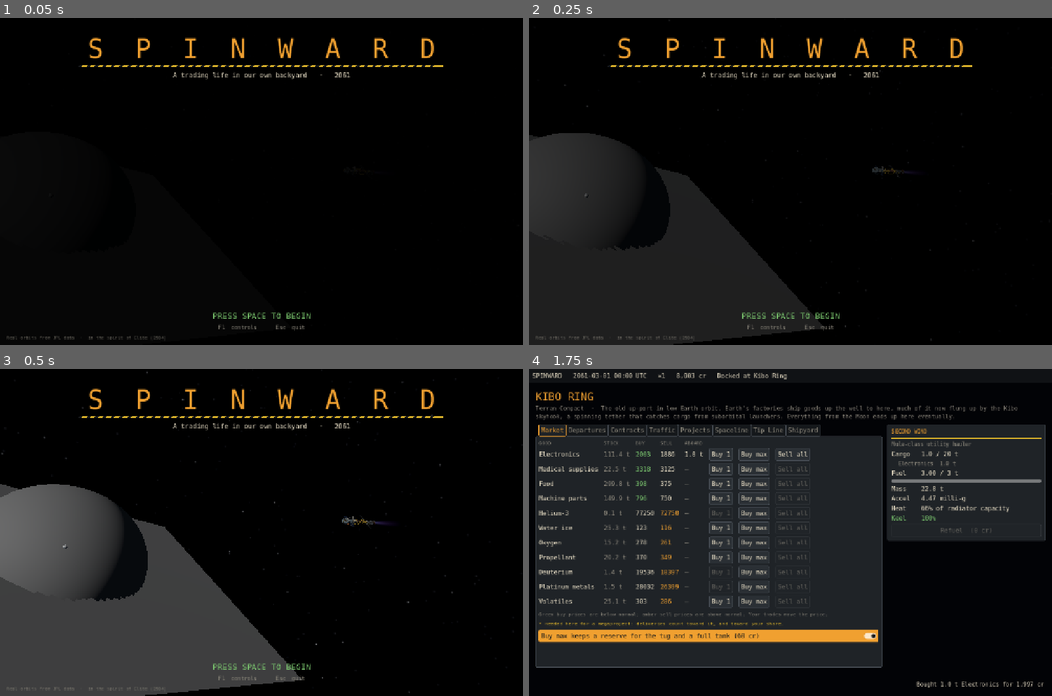
Above: before the commit, frames 1-4 (two rows, left to right).
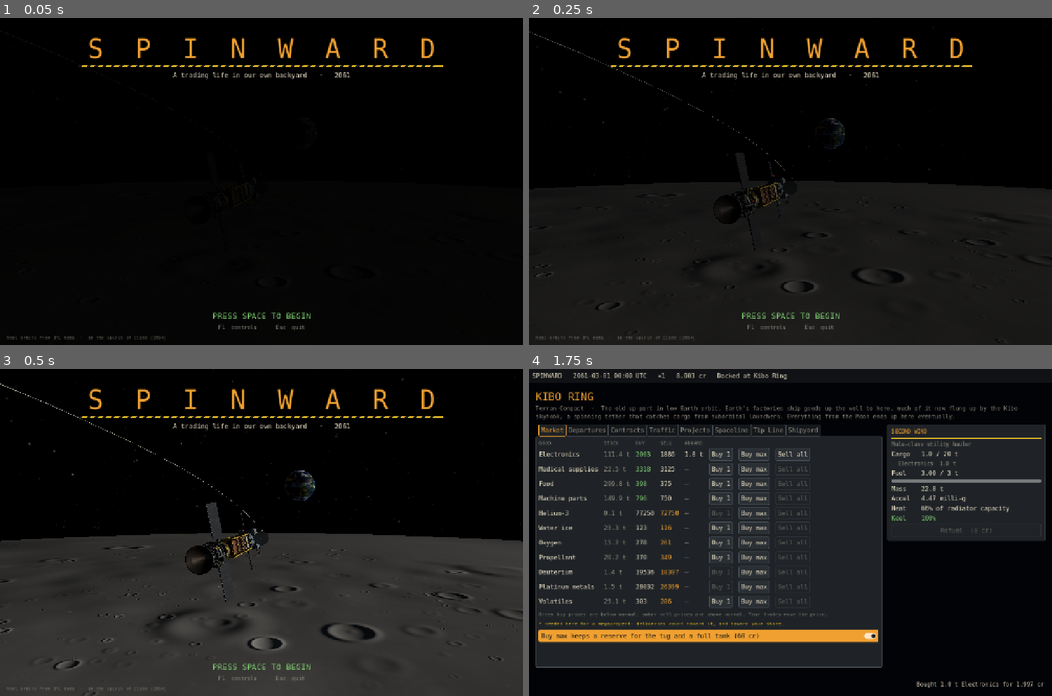
Above: after the commit, the same moments.

Repository: SeanDuggan1970/Spinward
Game: Godot game, scene res://view/main.tscn
Two runs of this game, one before a commit and one after it. Both use one fixed random seed, a clock stepped at 60 frames per second and the inputs below.
Inputs (mouse positions are in pixels of both pictures, inside the frame that each line leads up to):
- Up to frame 1 (0.05 s): no input
- Up to frame 2 (0.25 s): no input
- Up to frame 3 (0.5 s): no input
- Up to frame 4 (1.75 s): tap Enter at 0.5 s; move the mouse to (905, 516) at 0.52 s; hold Right 0.53-1.25 s; tap Z at 0.6 s; click (905, 516) at 0.67 s; tap Space at 0.77 s; click "Buy 1" at 1.25 s

The runs differ from the first frame. In frame 2, 25% of the frame differs, in the area x 0-100%, y 2-100%; in frame 3, 35%, in the area x 0-100%, y 1-100%; in frame 4, nothing differs.

Commit message:
Kestrel hooked in: frame-built hulls, hollow bells and jets, the lander and a touchdown shot
- ship_builder.gd hands hulls with look.layout 'frame' to kestrel.gd.
- The Kestrel's four main chambers and four lift thrusters use the new
  hollow small_bell with jets on the exhaust shader (pale, bluer than
  the fusion violet).
- The lander scene's Bramble is now a third-size Kestrel flying on its
  lift jets. Its legs take the touchdown: they settle onto the springs,
  or bottom out on a hard landing. The camera sits closer.
- New title shot 'touchdown': a Kestrel lowering onto the Moon, legs
  compressing and rebounding.
- DESIGN.md: the Kestrel.

Co-Authored-By: Claude Opus 5.5 <noreply@anthropic.com>

Diff:
--- a/view/flight/kestrel.gd
+++ b/view/flight/kestrel.gd
@@ -17,6 +17,8 @@
 
 const Kit := preload("res://view/flight/kit.gd")
 const Livery := preload("res://view/flight/livery.gd")
+const ShipBuilder := preload("res://view/flight/ship_builder.gd")
+const EXHAUST := "res://view/shaders/exhaust.gdshader"
 
 const LENGTH := 23.0
 
@@ -118,6 +120,7 @@
 
 	# --- the leg pods: lift thrusters, landing gear --------------------------------
 	var legs := []
+	var bell_mat: Material = Livery.paint(livery, Color("4a3d32"), {"finish": 1, "metallic": 0.7, "roughness": 0.45})
 	var lift := Node3D.new()
 	lift.name = "LiftPlume"
 	lift.visible = false
@@ -132,11 +135,16 @@
 			pod.add_child(Kit.box(Vector3(1.95, 0.25, 2.45), accent, Vector3(0, 0.45, 0)))
 			for c in [Vector3(1, 1, 1), Vector3(-1, 1, 1), Vector3(1, -1, 1), Vector3(-1, -1, 1), Vector3(1, 1, -1), Vector3(-1, 1, -1), Vector3(1, -1, -1), Vector3(-1, -1, -1)]:
 				pod.add_child(Kit.box(Vector3(0.12, 0.12, 0.12), steel, c * Vector3(0.97, 0.67, 1.22)))
-			var bell := Kit.cone(0.5, 0.22, 0.6, dark, Vector3.ZERO, 16)
-			bell.rotation = Vector3.ZERO
-			bell.position = Vector3(0, -0.95, 0)
+			# Throat at the pod's belly, opening straight down (+Z turned to -Y).
+			var down := Basis(Vector3.RIGHT, PI * 0.5)
+			var bell := ShipBuilder.small_bell(0.14, 0.42, 0.62, bell_mat, dark)
+			bell.position = Vector3(0, -0.68, 0)
+			bell.basis = down
 			pod.add_child(bell)
-			lift.add_child(Kit.sphere(0.3, Kit.glow(Color("ffcf8a"), 3.0), pod.position + Vector3(0, -1.4, 0)))
+			var lift_jet := _jet(0.14, 0.42, 0.62, 5.0, 0.16, float(legs.size()))
+			lift_jet.position = pod.position + Vector3(0, -0.68, 0)
+			lift_jet.basis = down
+			lift.add_child(lift_jet)
 			# Outriggers back to the spine.
 			for dz in [-0.9, 0.9]:
 				frame.add_child(_rod(Vector3(side * 0.85, spine_y + 0.3, zi + dz * 0.6), pod.position + Vector3(-side * 0.95, 0.35, dz), 0.07, steel))
@@ -186,11 +194,17 @@
 	var plume := Node3D.new()
 	plume.name = "DrivePlume"
 	plume.visible = false
-	var bell_mat: Material = Livery.paint(livery, Color("4a3d32"), {"finish": 1, "metallic": 0.7, "roughness": 0.45})
+	var k := 0
 	for c in [Vector3(-0.62, 0.55, 0), Vector3(0.62, 0.55, 0), Vector3(-0.62, -0.55, 0), Vector3(0.62, -0.55, 0)]:
-		aft.add_child(Kit.cylinder(0.25, 0.5, dark, c + Vector3(0, 0, 1.6), 12))
-		aft.add_child(Kit.cone(0.48, 0.22, 1.1, bell_mat, c + Vector3(0, 0, 2.35), 18))
-		plume.add_child(Kit.sphere(0.3, Kit.glow(Color("8fd0ff"), 4.0), c + Vector3(0, 0, 3.1)))
+		# Each chamber: a short barrel, then a hollow bell opening aft, its jet behind it.
+		aft.add_child(Kit.cylinder(0.25, 0.5, dark, c + Vector3(0, 0, 1.55), 12))
+		var bell := ShipBuilder.small_bell(0.18, 0.5, 1.1, bell_mat, dark)
+		bell.position = c + Vector3(0, 0, 1.8)
+		aft.add_child(bell)
+		var jet := _jet(0.18, 0.5, 1.1, 9.0, 0.12, 10.0 + float(k))
+		jet.position = c + Vector3(0, 0, 1.8)
+		plume.add_child(jet)
+		k += 1
 	aft.add_child(plume)
 	for side in [-1.0, 1.0]:
 		aft.add_child(_rcs(Vector3(side * 1.55, 0, 0.9), Vector3(side, 0, 0.3), mats, rig))
@@ -203,6 +217,24 @@
 	var s := scale
 	return {"node": root, "nose_z": -11.3 * s, "radius": 5.0 * s, "length": LENGTH * s, "rig": rig, "legs": legs, "lift": lift,
 		"foot_y": (spine_y - 0.15 - 3.1 - 0.12 - 0.07) * s}
+
+
+## A chamber's exhaust: the free jet from the lip aft, on the drives' exhaust shader
+## (view/shaders/exhaust.gdshader), throat at the origin, opening toward +Z. Short-burn
+## chambers burn paler and bluer than the fusion drives' violet.
+static func _jet(rt: float, re: float, lb: float, length: float, spread: float, seed: float) -> MeshInstance3D:
+	var mat := ShaderMaterial.new()
+	mat.shader = load(EXHAUST)
+	var w_end := re * 0.55 + length * spread
+	for kv in [["rt", rt], ["re", re], ["lb", lb], ["spread", spread], ["fade", lb * 6.0], ["seed", seed], ["brightness", 1.4],
+			["z_from", lb], ["z_to", lb + length], ["r_from", re * 0.97], ["r_bound", w_end * 1.8], ["end_fade", length * 0.35],
+			["core", Color(0.92, 0.94, 1.0)], ["body", Color(0.55, 0.66, 1.0)], ["tail", Color(0.45, 0.55, 0.95)]]:
+		mat.set_shader_parameter(kv[0], kv[1])
+	var free := PackedVector2Array([Vector2(0.0, lb), Vector2(re * 0.97, lb), Vector2(w_end * 1.8, lb + length), Vector2(0.0, lb + length)])
+	var vol := Kit.lathe([free], mat, 24)
+	vol.set_meta("brightness", 1.4)
+	vol.cast_shadow = GeometryInstance3D.SHADOW_CASTING_SETTING_OFF
+	return vol
 
 
 ## A landing leg: outrigger strut from the hip, a telescopic shock absorber (sleeve
--- a/view/flight/ship_builder.gd
+++ b/view/flight/ship_builder.gd
@@ -30,6 +30,9 @@
 static func build(ship_state: Dictionary, data, livery: Dictionary) -> Dictionary:
 	var hull: Dictionary = data.ships[ship_state["hull"]]
 	var look: Dictionary = hull.get("look", {})
+	# Frame-built craft (the Kestrel surface transporter) have their own layout.
+	if look.get("layout", "") == "frame":
+		return load("res://view/flight/kestrel.gd").build(livery, 1.0, String(look.get("payload", "passenger")))
 	var spine: Dictionary = data.modules[hull["spine"]]
 	var truss_w := float(spine["look"].get("truss_m", 1.4))
 	var rng := RandomNumberGenerator.new()
--- a/view/lander_scene.gd
+++ b/view/lander_scene.gd
@@ -27,7 +27,12 @@
 var done := false
 var landed := false
 var _lander: Node3D
-var _flame: MeshInstance3D
+## The lift thrusters' jets, lit while the engine fires.
+var _flame: Node3D
+## The lander (a small Kestrel) and how far its legs are pushed in.
+var _model: Dictionary = {}
+var _squash := 0.0
+var _squash_to := 0.0
 var _camera: Camera3D
 var _hud: Control
 var _font: Font
@@ -75,29 +80,28 @@
 	add_child(_hud)
 
 
+## The Bramble: a two-seat Kestrel, a third the size, a cargo pod slung under it.
+## It flies on its four lift thrusters, and its legs take the touchdown.
 func _build_lander() -> Node3D:
 	var n := Node3D.new()
-	n.add_child(Kit.cylinder(1.4, 2.2, Kit.mat("yellow"), Vector3(0, 1.6, 0), 8))
-	n.get_child(-1).basis = Basis.IDENTITY
-	n.add_child(Kit.box(Vector3(1.6, 0.06, 0.6), Kit.glass(0.4), Vector3(0, 2.4, -1.2)))
-	for k in 4:
-		var a := TAU * float(k) / 4.0 + PI * 0.25
-		var foot := Vector3(cos(a) * 2.4, 0.0, sin(a) * 2.4)
-		var leg := Kit.box(Vector3(0.12, 0.12, foot.distance_to(Vector3(cos(a) * 1.1, 1.2, sin(a) * 1.1))), Kit.mat("steel"), (foot + Vector3(cos(a) * 1.1, 1.2, sin(a) * 1.1)) * 0.5)
-		leg.look_at_from_position(leg.position, Vector3(cos(a) * 1.1, 1.2, sin(a) * 1.1), Vector3.UP)
-		n.add_child(leg)
-		n.add_child(Kit.cylinder(0.4, 0.1, Kit.mat("dark"), foot, 8))
-		n.get_child(-1).basis = Basis.IDENTITY
-	n.add_child(Kit.beacon(Color("f0a030"), Vector3(0, 3.0, 0), 0.15, 1.2, 0.0))
-	_flame = Kit.sphere(0.5, Kit.glow(Color("8fd0ff"), 4.0), Vector3(0, 0.1, 0))
+	var livery: Dictionary = preload("res://view/flight/livery.gd").for_ship(sim.data, "", String(sim.state.ship.get("name", "")), true)
+	_model = load("res://view/flight/kestrel.gd").build(livery, 0.36, "cargo")
+	var craft: Node3D = _model["node"]
+	# Feet at the node's origin, so the craft stands where it lands.
+	craft.position = Vector3(0, -float(_model["foot_y"]), 0)
+	n.add_child(craft)
+	_flame = _model["lift"]
 	_flame.visible = false
-	n.add_child(_flame)
 	return n
 
 
 func _physics_process(dt: float) -> void:
 	if done:
 		_result_t += dt
+		# The springs rebound from the impact and settle under the craft's weight.
+		_squash = lerpf(_squash, _squash_to, clampf(dt * 3.0, 0.0, 1.0))
+		_set_legs(_squash)
+		_flame.visible = false
 		return
 	var centre := Vector3(0, -radius, 0)
 	var up := (pos - centre).normalized()
@@ -136,10 +140,23 @@
 		done = true
 		pos = centre + up * radius
 		vel = Vector3.ZERO
+		# The legs take it: a soft landing settles onto the springs; a hard one bottoms out.
+		_squash = clampf(down / LAND_V, 0.2, 1.6)
+		_squash_to = 0.35
 	_lander.position = pos
 	_lander.basis = Basis.looking_at(up.cross(Vector3.RIGHT).normalized(), up)
-	_camera.look_at_from_position(pos + up * 14.0 + Vector3(0, 0, 26.0), pos + up * 1.5, up)
+	_camera.look_at_from_position(pos + up * 7.0 + Vector3(0, 0, 15.0), pos + up * 1.2, up)
 	_hud.queue_redraw()
+
+
+## Push the legs in by `amount` of their travel (0 extended, 1 fully in).
+func _set_legs(amount: float) -> void:
+	if _model.is_empty():
+		return
+	var push := []
+	for leg in _model["legs"]:
+		push.append(float(leg["travel_max"]) * clampf(amount, 0.0, 1.0))
+	load("res://view/flight/kestrel.gd").compress(_model["legs"], push)
 
 
 func _unhandled_input(event: InputEvent) -> void:
--- a/view/title_screen.gd
+++ b/view/title_screen.gd
@@ -8,6 +8,7 @@
 ##   belt          weaving between tumbling rocks off Ceres, the Concord Pair beyond
 ##   enceladus     under Enceladus' south pole, its plumes blazing against the Sun
 ##   sail          a Lightfoot sail freighter catching sunlight over Earth
+##   touchdown     a Kestrel lowering onto the Moon on its lift jets, legs taking the weight
 ## Bodies wear what is on them (plumes, elevators), as the system will be.
 ## Each shot flies a random hull in a real fleet's livery (the ships you will meet),
 ## with its caption. View-only: the sim is not ticking while this is up.
@@ -26,7 +27,7 @@
 const ShipStats := preload("res://sim/ship_stats.gd")
 const UI := preload("res://view/ui/ui_kit.gd")
 
-const SHOTS := ["earth_orbit", "jovian", "saturn", "lunar", "mars", "belt", "enceladus", "sail"]
+const SHOTS := ["earth_orbit", "jovian", "saturn", "lunar", "mars", "belt", "enceladus", "sail", "touchdown"]
 const SHOT_S := 18.0
 const FADE_S := 0.8
 
@@ -42,6 +43,8 @@
 var _stage: Node3D
 var _hero: Node3D
 var _hero_rig: Dictionary = {}
+## The hero's whole model (legs and lift jets, for a Kestrel).
+var _hero_model: Dictionary = {}
 var _hero_plume: Node3D
 var _hero_hull := ""
 var _hero_len := 30.0
@@ -107,7 +110,7 @@
 	var pool: Array = SHOTS.filter(func(s): return s != _shot)
 	_shot = force_shot if force_shot != "" else pool[_rng.randi() % pool.size()]
 	clock = 0.0
-	_pick_hero("sail_freighter" if _shot == "sail" else "")
+	_pick_hero({"sail": "sail_freighter", "touchdown": "kestrel"}.get(_shot, ""))
 	call("_build_" + _shot)
 	_blinkers = Kit.collect_blinkers(_stage)
 
@@ -141,6 +144,7 @@
 	var model := Models.ship(_ship_dict(_hero_hull), data, livery)
 	_hero = model["node"]
 	_hero_rig = model["rig"]
+	_hero_model = model
 	_hero_len = float(model["length"])
 	_hero_plume = _hero.find_child("DrivePlume", true, false)
 	_stage.add_child(_hero)
@@ -381,6 +385,39 @@
 		camera.look_at(pos, Vector3.UP)
 
 
+## A Kestrel coming down on the Moon: lift jets on, the legs touching and taking the
+## weight, dust... (no air, so none drifts: the jets just push the regolith flat).
+func _build_touchdown() -> void:
+	_where = "The Moon  ·  a Kestrel setting down"
+	_light(Vector3(-0.55, 0.42, -0.72), 1.6, Vector3(-30, 10, -30))
+	var moon := _body("moon", 220000.0, Vector3(0.0, -220000.0, 0.0))
+	(moon.mesh as SphereMesh).radial_segments = 1024
+	(moon.mesh as SphereMesh).rings = 512
+	_body("earth", 5200.0, Vector3(95000.0, 16000.0, 72000.0), 0.004)
+	var Kestrel = load("res://view/flight/kestrel.gd")
+	var foot := float(_hero_model.get("foot_y", -3.2))
+	var legs: Array = _hero_model.get("legs", [])
+	var lift: Node3D = _hero_model.get("lift")
+	_update = func(dt: float) -> void:
+		var f := clampf(clock / (SHOT_S * 0.62), 0.0, 1.0)
+		# Down from 30 m, slowing all the way, to the pads touching.
+		var h := 30.0 * pow(1.0 - f, 1.7)
+		_hero.position = Vector3(0, h - foot, 0)
+		_hero.basis = Basis(Vector3.UP, 0.5)
+		if lift:
+			lift.visible = f < 1.0
+		if _hero_plume:
+			_hero_plume.visible = false
+		var after := clock - SHOT_S * 0.62
+		var squash := 0.0 if after < 0.0 else 0.35 + 0.4 * exp(-after * 2.5) * cos(after * 9.0)
+		var push := []
+		for leg in legs:
+			push.append(float(leg["travel_max"]) * clampf(squash, 0.0, 1.0))
+		Kestrel.compress(legs, push)
+		camera.position = Vector3(-24.0 + 4.0 * sin(clock * 0.1), 3.0, -20.0)
+		camera.look_at(_hero.position + Vector3(0, 1.0, 0), Vector3.UP)
+
+
 func _process(dt: float) -> void:
 	clock += dt
 	if clock >= SHOT_S:
Not shown, added: view/flight/kestrel.gd.uid
Not shown, changed: docs/DESIGN.md
